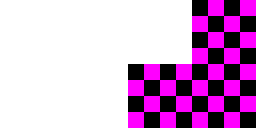
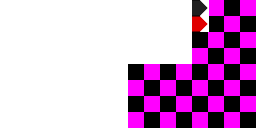
Layered file, before and after one edit (256 × 128). Changes by layer:
painted on "Arrière-plan" over [192, 0, 209, 32]
